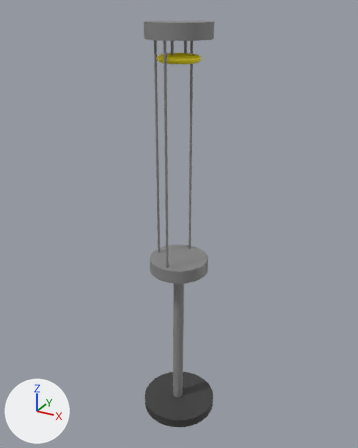
Renders of the COLLADA model models/dae/vision_box/meshes/vision_box.dae from each side of a commit.
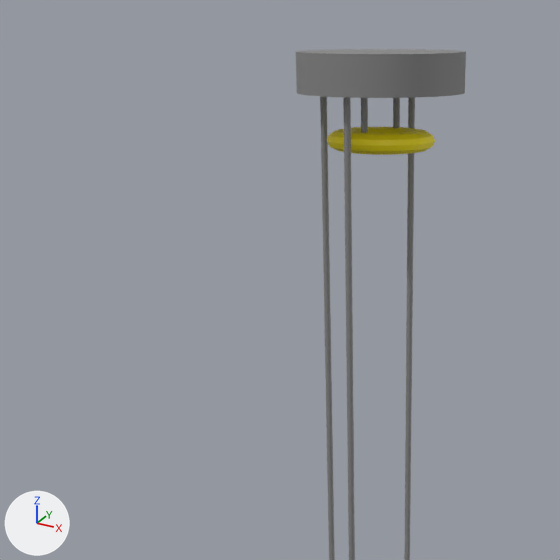
Each version appears first whole from a camera (50 mm lens) standing at (0.917, -1.666, 1.799) and looking at (-0.015, 0.028, 0.952), and next in a close-up on the part from 6% to 71% of the width and 0% to 52% of the height. The lights are fixed; the arrows at lower left show +X, +Y and +Z. Where no turn or scale is listed for an object, it has been applied to the vertices.

Objects in the first close-up: 'Cilindro'.
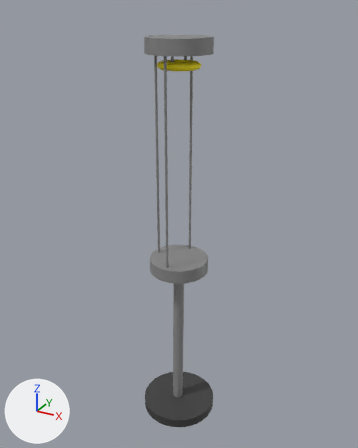
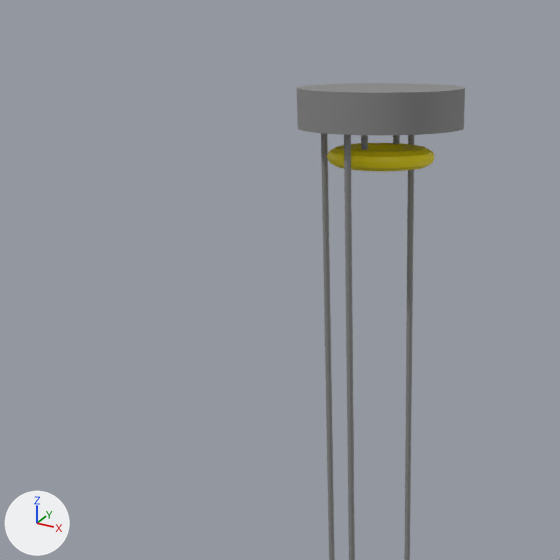
Location of each change, [x1, y1, x2, y2] in pixels of the close-ups (560 x 560 px; the box of a moved part takes in the faces that stretch with it):
'Cilindro', reshaped: before [296, 49, 466, 560]; after [297, 83, 465, 560]
part 1 of me_cilindro_011, moved or reshaped: before [361, 98, 368, 133]; after [361, 135, 368, 150]
part 2 of me_cilindro_011, moved or reshaped: before [393, 98, 400, 128]; after [393, 135, 400, 144]
part 3 of me_cilindro_011, moved or reshaped: before [327, 127, 435, 155]; after [327, 143, 435, 171]
part 4 of me_cilindro_011, moved or reshaped: before [296, 49, 466, 98]; after [297, 83, 465, 135]
part 5 of me_cilindro_011, moved or reshaped: before [320, 96, 415, 560]; after [321, 133, 414, 560]

Edits to the bpy script that builds the scene:
```text
Change me_cilindro_011:
    used by ob_cilindro; location = (0.0, 0.0, 0.781)
    remove me_cilindro_011.from_pydata(...)  # 2160 vertices, 4224 faces; spans x -0.125..0.125, y -0.125..0.125, z -0.028..0.968
    add me_cilindro_011.from_pydata(...)  # 2160 vertices, 4224 faces; spans x -0.125..0.125, y -0.125..0.125, z -0.028..0.918
    me_cilindro_011 part 1: the loose piece of 64 vertices spanning x -0.005..0.005, y -0.055..-0.045, z 0.856..0.913 is scaled about its middle by (1, 1, 0.543), then moved by (0.0, 0.0, -0.037)
    me_cilindro_011 part 2: the loose piece of 64 vertices spanning x -0.005..0.005, y 0.045..0.055, z 0.856..0.913 is scaled about its middle by (1, 1, 0.543), then moved by (0.0, 0.0, -0.037)
    me_cilindro_011 part 3: the loose piece of 576 vertices spanning x -0.083..0.083, y -0.078..0.078, z 0.828..0.859 is moved by (0.0, 0.0, -0.024)
    me_cilindro_011 part 4: the loose piece of 600 vertices spanning x -0.125..0.125, y -0.125..0.125, z 0.911..0.968 is moved by (0.0, 0.0, -0.05)
    me_cilindro_011 part 5: 96 of the vertices in x -0.105..0.005, y -0.105..0.105, z 0.913 are moved by (0.0, 0.0, -0.05)
```
